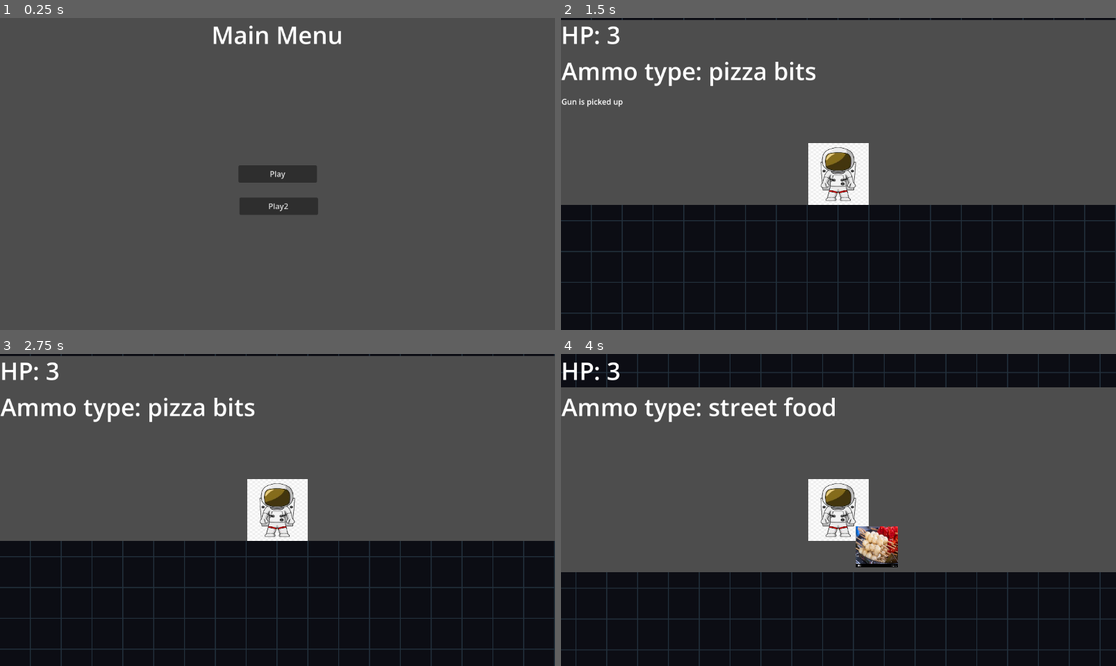
Above: before the commit, frames 1-4 (two rows, left to right).
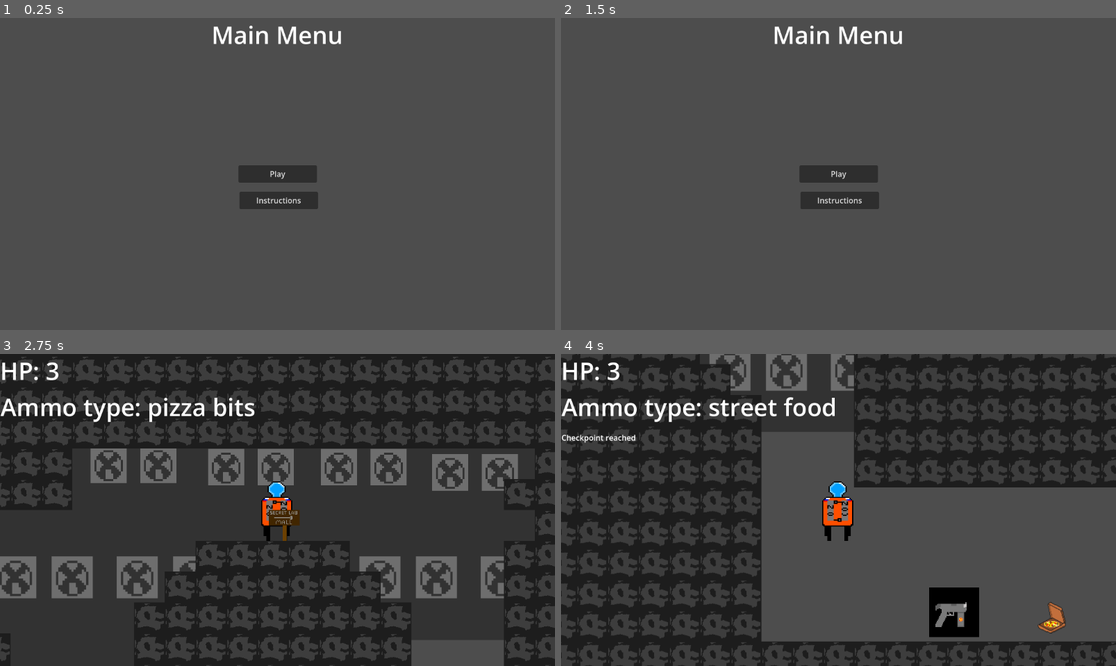
Above: after the commit, the same moments.

Repository: OperatorGrey/Yandex-Yeda-main
Game: Godot game, scene res://control.tscn
Two runs of this game, one before a commit and one after it. Both use one fixed random seed, a clock stepped at 60 frames per second and the inputs below. The engine's default icon, where the game draws it, is replaced by a stand-in: a white triangle on a blue panel in a dark square.
Inputs (mouse positions are in pixels of both pictures, inside the frame that each line leads up to):
- Up to frame 1 (0.25 s): no input
- Up to frame 2 (1.5 s): click "Play2" (after the commit: "Instructions") at 0.5 s; click (827, 317) at 1.25 s, where only the run after the commit has a clickable "Back"
- Up to frame 3 (2.75 s): click (277, 510) at 2 s, where only the run after the commit has a clickable "Play"
- Up to frame 4 (4 s): tap Enter (ui_accept) at 2.75, 3.02, 3.77 s; hold Right (ui_right) from 2.78 s (still down); tap C (ammo_type_change) at 2.85 s; tap X (shoot) at 3.6 s

The runs differ from the first frame. In frame 1, 0.6% of the frame differs, in the area x 43-58%, y 55-64%; in frame 2, 45%; in frame 3, 72%, in the area x 0-100%, y 0-100%; in frame 4, 55%.

Commit message:
main charachter added at last

Diff:
--- /dev/null
+++ b/yandex-yeda/button3.gd
@@ -0,0 +1,6 @@
+extends Button
+
+
+
+func _on_pressed() -> void:
+	get_tree().change_scene_to_file("res://level1.tscn")
--- a/yandex-yeda/control.tscn
+++ b/yandex-yeda/control.tscn
@@ -1,7 +1,7 @@
 [gd_scene format=3 uid="uid://bb6707x8yphj0"]
 
 [ext_resource type="Script" uid="uid://xj3vbvjyb05w" path="res://scripts/button1.gd" id="1_62e2m"]
-[ext_resource type="Script" uid="uid://bc5v6dauvits4" path="res://button_2.gd" id="2_62e2m"]
+[ext_resource type="Script" uid="uid://b7mijlgcehbdm" path="res://scripts/button3.gd" id="1_qtu10"]
 
 [node name="Control" type="Control" unique_id=1949115812]
 layout_mode = 3
@@ -37,9 +37,9 @@
 grow_horizontal = 2
 grow_vertical = 2
 text = "Play"
-script = ExtResource("1_62e2m")
+script = ExtResource("1_qtu10")
 
-[node name="Button2" type="Button" parent="." unique_id=1497262549]
+[node name="Button2" type="Button" parent="." unique_id=188174838]
 layout_mode = 1
 anchors_preset = 8
 anchor_left = 0.5
@@ -47,13 +47,13 @@
 anchor_right = 0.5
 anchor_bottom = 0.5
 offset_left = -79.0
-offset_top = 49.0
+offset_top = 37.0
 offset_right = 84.0
-offset_bottom = 85.0
+offset_bottom = 73.0
 grow_horizontal = 2
 grow_vertical = 2
-text = "Play2"
-script = ExtResource("2_62e2m")
+text = "Instructions"
+script = ExtResource("1_62e2m")
 
 [connection signal="pressed" from="Button" to="Button" method="_on_pressed"]
 [connection signal="pressed" from="Button2" to="Button2" method="_on_pressed"]
--- a/yandex-yeda/intro.tscn
+++ b/yandex-yeda/intro.tscn
@@ -1,6 +1,6 @@
 [gd_scene format=3 uid="uid://ik0f5fssqq5a"]
 
-[ext_resource type="Script" uid="uid://b7mijlgcehbdm" path="res://scripts/button3.gd" id="1_s2ta7"]
+[ext_resource type="Script" uid="uid://cjq1tx5056ks8" path="res://scripts/button4.gd" id="1_s2ta7"]
 
 [node name="Control" type="Control" unique_id=1949115812]
 layout_mode = 3
@@ -42,11 +42,12 @@
 Shoot: X
 Swap ammo type: C
 
-Welcome to the secreet deep state moonbase.
+Welcome to the secret deep state moonbase.
  UN, WEF, NZ government, everyone are here. You are an ISS astronaut
 who left the station but crashlanded on moon due to the navigator error.
 Your only way out-is get to the shuttle parked next to the local mall. Will
-you have enough might for that? Prove it."
+you have enough might for that? Prove it.
+P.S.: Spraying is a falure strategy!"
 
 [node name="Button" type="Button" parent="." unique_id=271700370]
 layout_mode = 1
@@ -55,13 +56,13 @@
 anchor_top = 1.0
 anchor_right = 0.5
 anchor_bottom = 1.0
-offset_left = -102.0
-offset_top = -59.0
-offset_right = 54.0
-offset_bottom = -28.0
+offset_left = -96.0
+offset_top = -40.0
+offset_right = 60.0
+offset_bottom = -9.0
 grow_horizontal = 2
 grow_vertical = 0
-text = "Start"
+text = "Back"
 script = ExtResource("1_s2ta7")
 
 [connection signal="pressed" from="Button" to="Button" method="_on_pressed"]
--- a/yandex-yeda/main-charachter.gd
+++ b/yandex-yeda/main-charachter.gd
@@ -40,9 +40,11 @@
 	if Input.is_action_pressed("ui_left"):
 		SPEED = 400
 		velocity.x = direction * SPEED
+		$Sprite2D.flip_h = true
 	elif Input.is_action_pressed("ui_right"):
 		SPEED = 400
 		velocity.x = direction * SPEED
+		$Sprite2D.flip_h = false
 	else:
 		velocity.x = move_toward(velocity.x, 0, SPEED)
 	move_and_slide()
@@ -74,6 +76,7 @@
 		respawn()
 	elif area.name == 'gun_prop':
 		Eventbus.gun_picked_up.emit()
+		$Sprite2D.texture = load('res://main_charachter_with_gun.png')
 	elif area.name == 'level1_exit':
 		get_tree().change_scene_to_file("res://level1_passed.tscn")
 	elif area.name == 'jumpboots_prop':
--- a/yandex-yeda/main-charachter.tscn
+++ b/yandex-yeda/main-charachter.tscn
@@ -1,11 +1,11 @@
 [gd_scene format=3 uid="uid://gax8y2krdyex"]
 
 [ext_resource type="Script" uid="uid://brle37j8uin3x" path="res://main-charachter.gd" id="1_2y5v1"]
-[ext_resource type="Texture2D" uid="uid://b5axhydino56i" path="res://images.jpg" id="2_j3ou1"]
+[ext_resource type="Texture2D" uid="uid://bmfjavrjh0cs" path="res://main_charachter_without_gun.png" id="2_j3ou1"]
 [ext_resource type="PackedScene" uid="uid://du425nqd6gpog" path="res://gun.tscn" id="3_j3ou1"]
 
 [sub_resource type="RectangleShape2D" id="RectangleShape2D_2y5v1"]
-size = Vector2(128, 128)
+size = Vector2(67, 125)
 
 [sub_resource type="RectangleShape2D" id="RectangleShape2D_j3ou1"]
 size = Vector2(174, 159)
@@ -14,11 +14,12 @@
 script = ExtResource("1_2y5v1")
 
 [node name="Sprite2D" type="Sprite2D" parent="." unique_id=380095436]
-position = Vector2(2.1457672e-06, 3.8146973e-06)
-scale = Vector2(0.6494845, 0.49420848)
+position = Vector2(1, -15)
+scale = Vector2(0.67578125, 0.6171875)
 texture = ExtResource("2_j3ou1")
 
 [node name="CollisionShape2D" type="CollisionShape2D" parent="." unique_id=1407873994]
+position = Vector2(-1.5, 1.5)
 shape = SubResource("RectangleShape2D_2y5v1")
 
 [node name="Gun" parent="." unique_id=248600477 instance=ExtResource("3_j3ou1")]
--- /dev/null
+++ b/yandex-yeda/scripts/button4.gd
@@ -0,0 +1,6 @@
+extends Button
+
+
+
+func _on_pressed() -> void:
+	get_tree().change_scene_to_file("res://control.tscn")
--- a/yandex-yeda/scripts/gun.gd
+++ b/yandex-yeda/scripts/gun.gd
@@ -54,7 +54,12 @@
 			get_parent().ammo2 = ammo2 - 1
 		else:
 			return
-	bullet.position = global_position
+	if direction == Vector2.LEFT:
+		bullet.position = global_position - Vector2(100,0)
+		print('left')
+	else:
+		bullet.position = global_position + Vector2(100,0)
+		print('right')
 	bullet.direction = direction
 	get_tree().root.add_child(bullet)
 
Not shown, added: yandex-yeda/button3.gd.uid
Not shown, changed: yandex-yeda/export_presets.cfg
Binary file added: yandex-yeda/main_charachter_with_gun.png
Not shown, added: yandex-yeda/main_charachter_with_gun.png.import
Binary file added: yandex-yeda/main_charachter_without_gun.png
Not shown, added: yandex-yeda/main_charachter_without_gun.png.import
Not shown, added: yandex-yeda/scripts/button4.gd.uid
